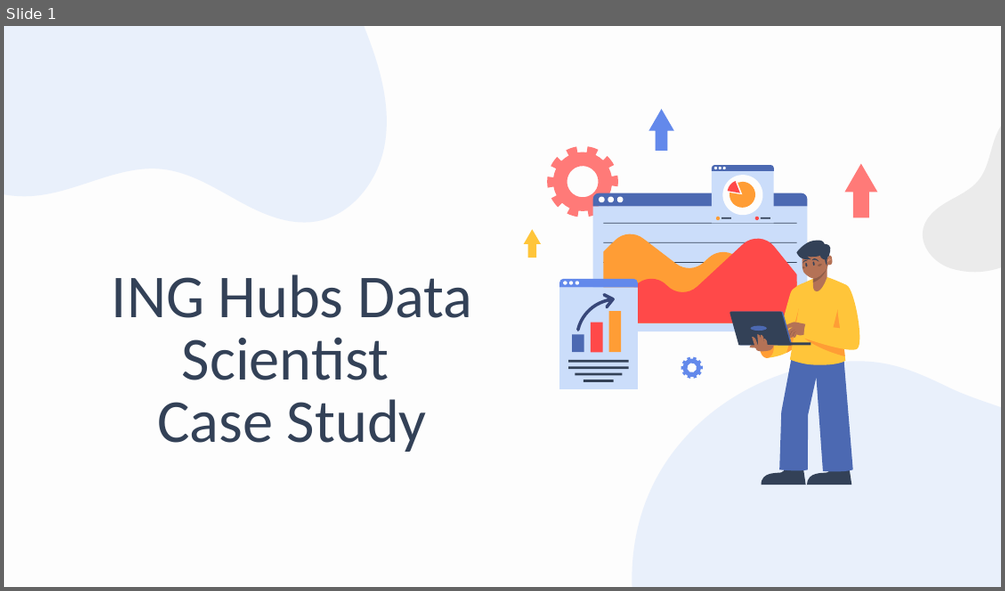
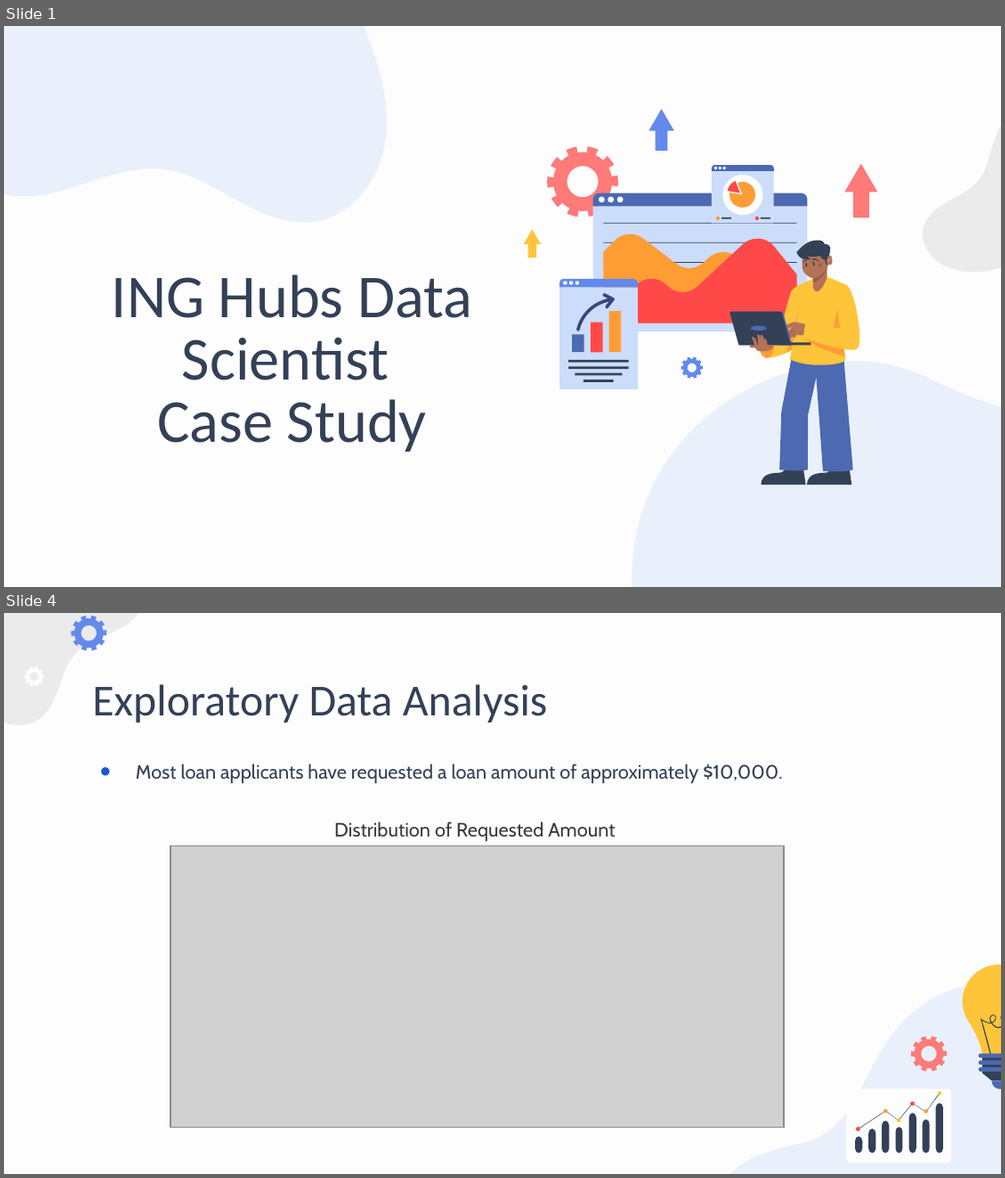
Before and after one commit to denizgunay/loan_delinquency, a slide deck: presentation.pptx. Shown one above the other, each under a label of ours: slide 1 before the commit, slides 1 and 4 after it; the slides between them are not shown. The pictures are 1005x591 and 1005x1178 pixels, drawn with LibreOffice and Linux fonts; fonts in the diff are those of the drawing; grey boxes stand for pictures. Boxes give left, top, right and bottom in pixels: in the first picture for what was removed or moved away, otherwise in the second. Text is boxed around its words. In the diff, an @@ line names an element or a change of style, - is before the commit and + after.

```diff
--- a/presentation.pptx
+++ b/presentation.pptx
@@ slide 4 added at [4, 613, 1001, 1174], background #FDFDFD @@
@@ freeform shape added at [4, 613, 178, 755], fill #EBEBEB @@
@@ freeform shape added at [71, 616, 106, 651], fill #6389EB @@
@@ freeform shape added at [24, 666, 44, 687], fill #FDFDFD @@
@@ title added at [92, 684, 548, 722], 32 pt, text #334157 @@
+Exploratory Data Analysis
@@ subtitle added at [136, 763, 782, 783], 14 pt, text #334157 @@
+● Most loan applicants have requested a loan amount of approximately $10,000.
@@ text added at [334, 821, 615, 842], 14 pt, text #3B3B3B @@
+Distribution of Requested Amount
@@ picture added at [170, 846, 784, 1127] @@
@@ freeform shape added at [663, 928, 1001, 1174], fill #CBDDFA at 39% opacity @@
@@ freeform shape added at [911, 1036, 947, 1070], fill #FF7A78 @@
@@ group added at [846, 964, 1001, 1162]: 17 freeform shapes, 6 ellipses @@
```
Also in this commit, not shown: 2 slides changed, 17 other slides added, 3 slides removed, 8 other files.
